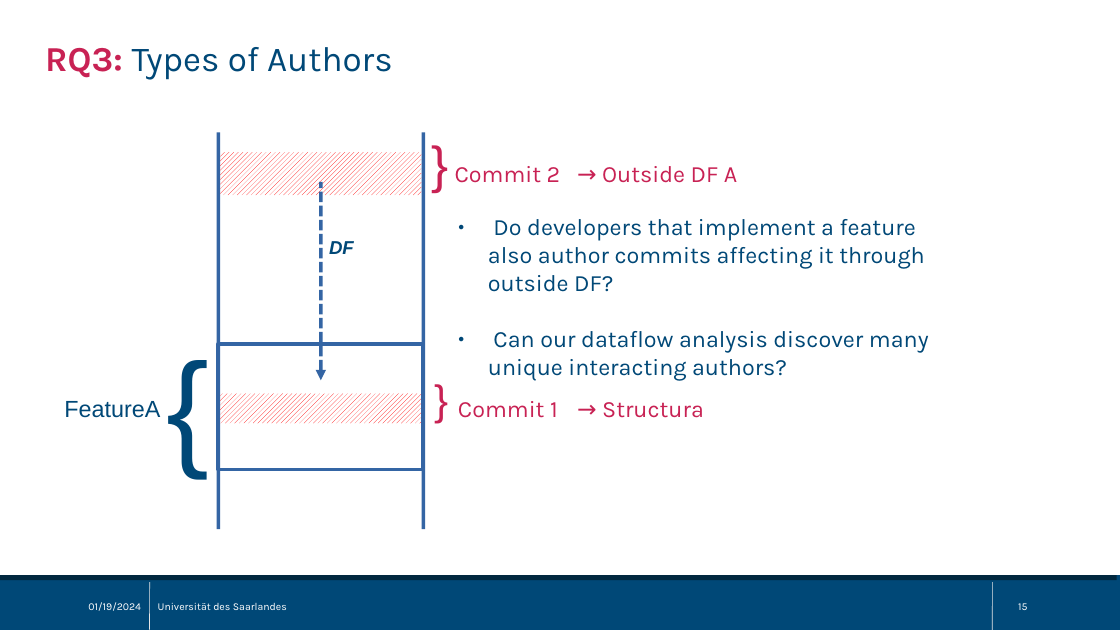
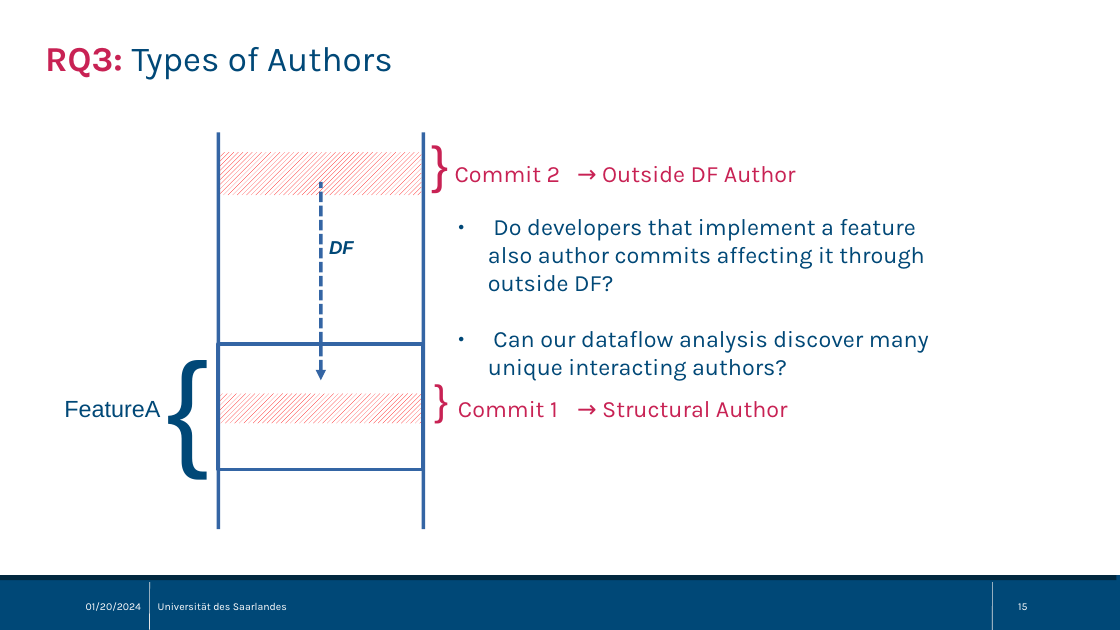
Before and after one commit to sisteu56/bachelor, a slide deck: slide 15 of pres/bachelor_thesis_pres.odp. Drawn at 1120x630 pixels with LibreOffice and Linux fonts; fonts in the diff are those of the drawing. Boxes give left, top, right and bottom in pixels: in the first picture for what was removed or moved away, otherwise in the second. Text is boxed around its words. In the diff, an @@ line names an element or a change of style, - is before the commit and + after.

```diff
--- a/pres/bachelor_thesis_pres.odp
+++ b/pres/bachelor_thesis_pres.odp
@@ text at [602,166,796,183]: text changed @@
-→ Outside DF A
+→ Outside DF Author
@@ text at [602,401,788,418]: text changed @@
-→ Structura
+→ Structural Author
@@ text at [86,602,141,611]: text changed @@
-01/19/2024
+01/20/2024
```
Also in this commit, not shown: 17 other slides changed, 1 other file.
